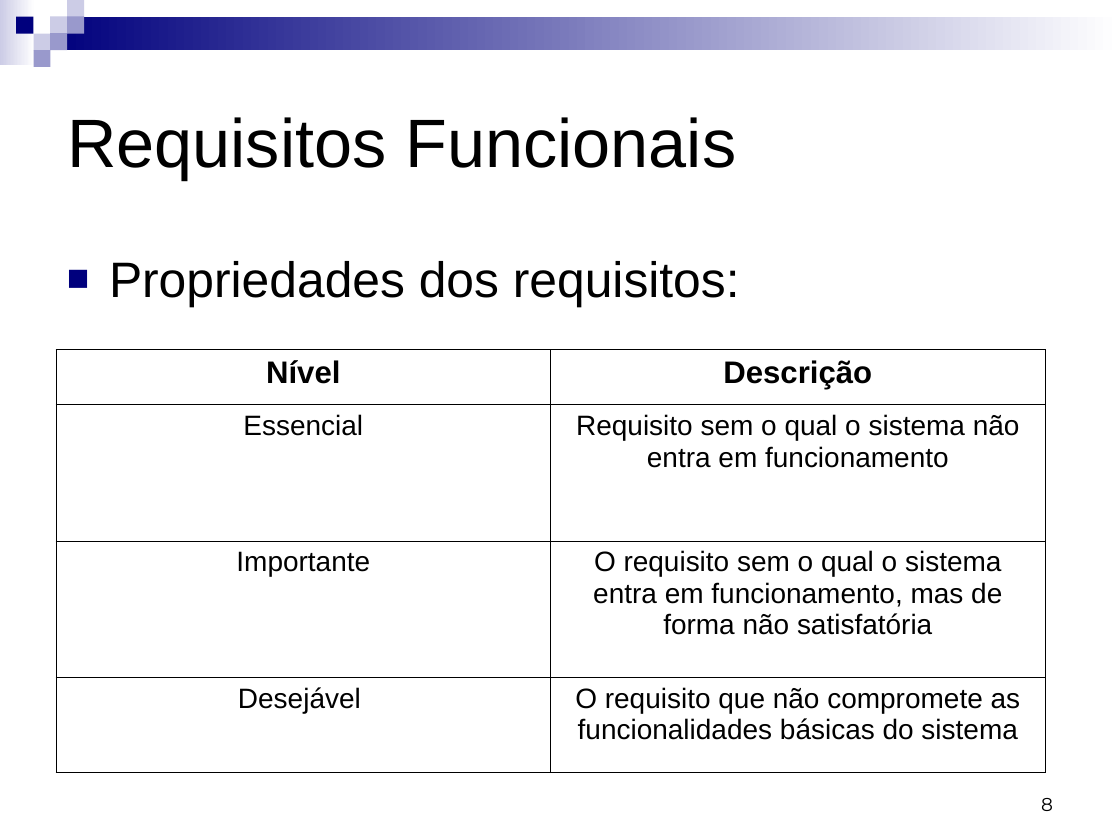
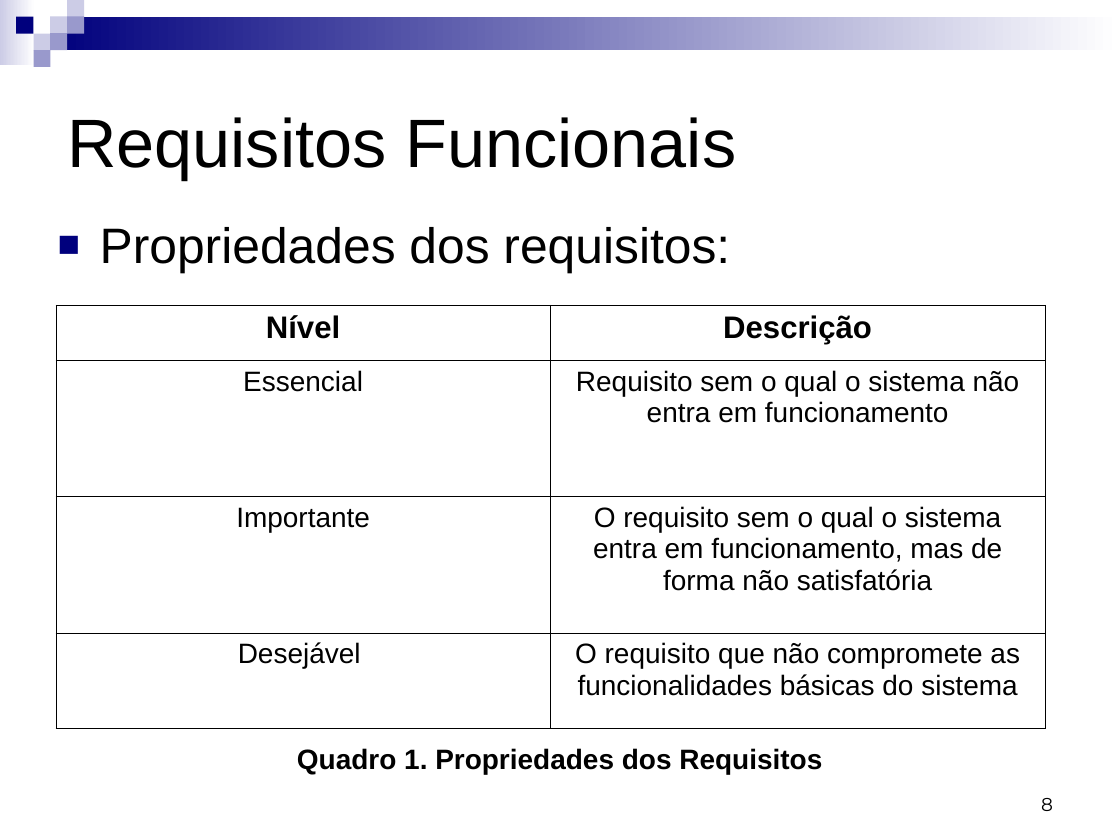
Before and after one commit to Gabrielfgrd/CamaraRB, a slide deck: slide 8 of Documentos/Documentos das aulas/Apresentação para o dia 06.ppt. Drawn at 1120x840 pixels with LibreOffice and Linux fonts; fonts in the diff are those of the drawing. Boxes give left, top, right and bottom in pixels: in the first picture for what was removed or moved away, otherwise in the second. Text is boxed around its words. In the diff, an @@ line names an element or a change of style, - is before the commit and + after.

```diff
--- a/Documentos/Documentos das aulas/Apresentação para o dia 06.ppt
+++ b/Documentos/Documentos das aulas/Apresentação para o dia 06.ppt
@@ text "Propriedades dos requisitos:" moved from (x1=109, y1=261, x2=740, y2=308) to (x1=100, y1=227, x2=730, y2=273) @@
@@ table moved from (x1=56, y1=349, x2=1045, y2=773) to (x1=56, y1=305, x2=1045, y2=728) @@
@@ text added at (x1=297, y1=748, x2=822, y2=774), 18 pt, text #000000, bold @@
+Quadro 1. Propriedades dos Requisitos
```
Also in this commit, not shown: 4 other slides changed, 6 other files.
